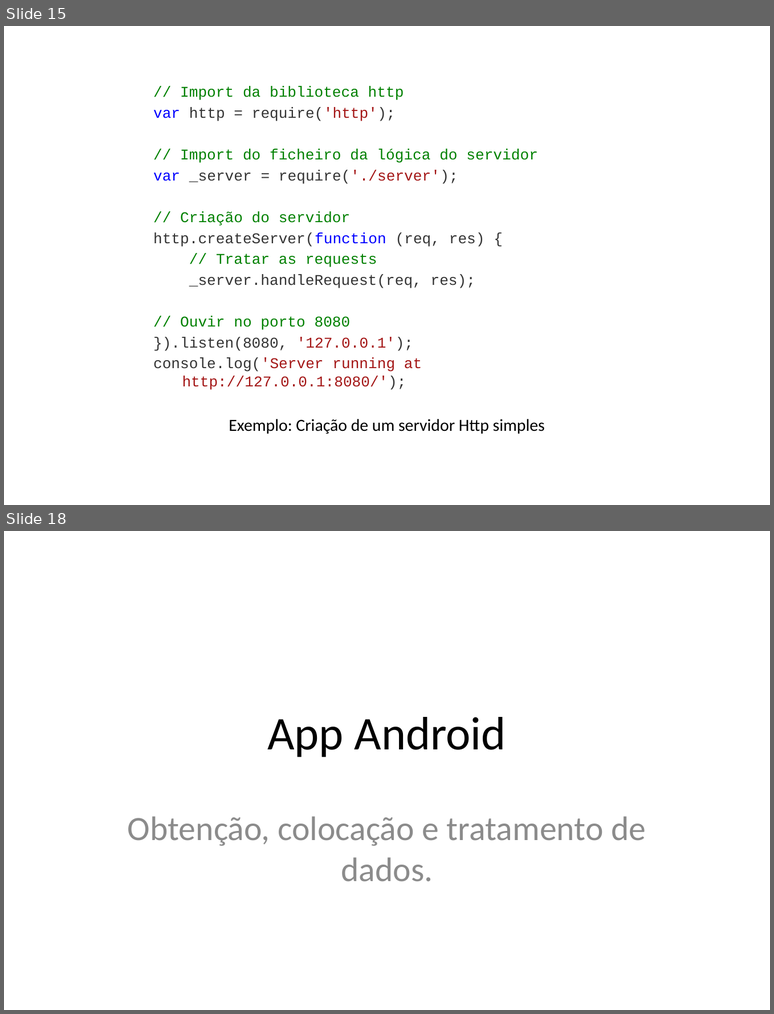
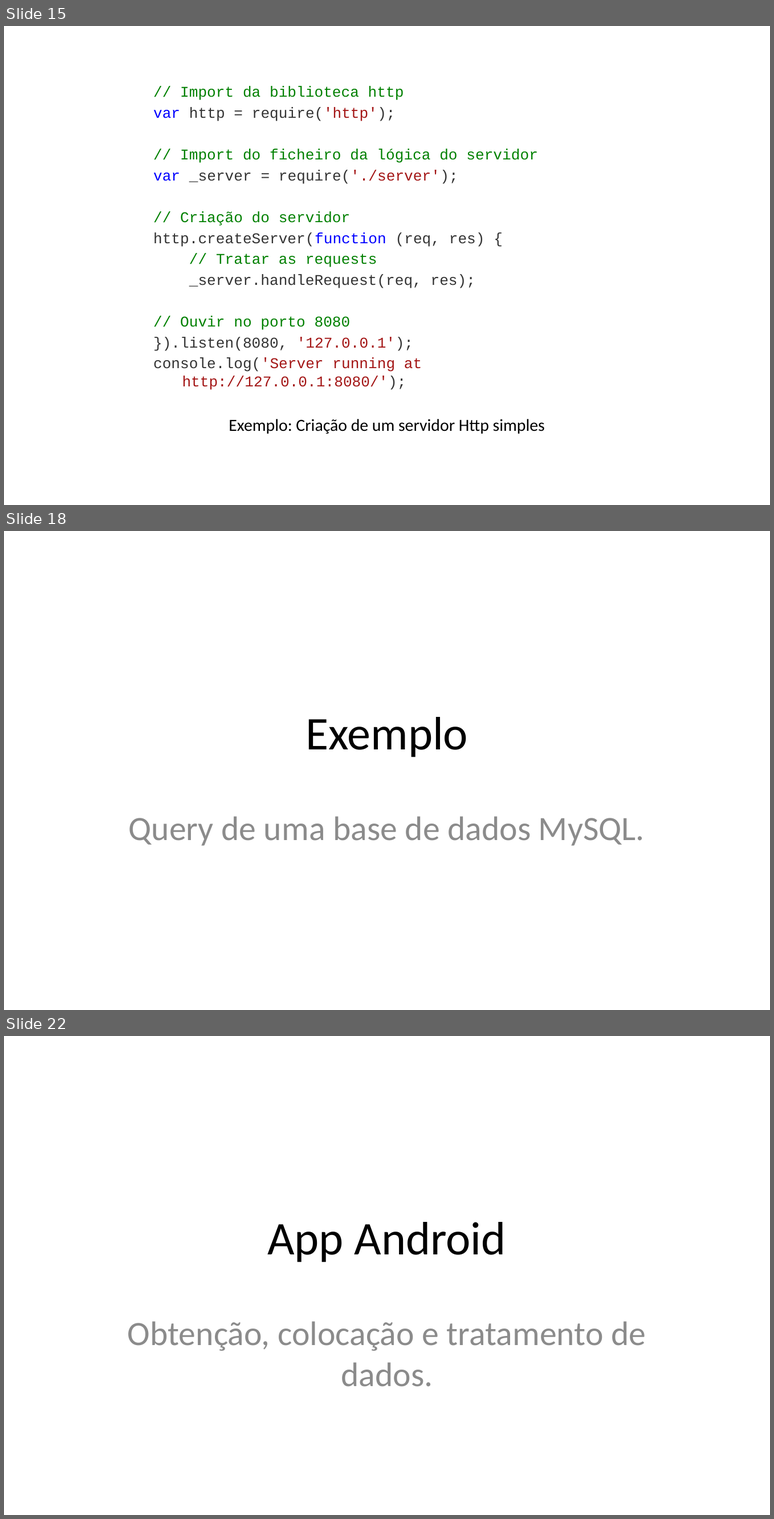
Before and after one commit to iptomar/letrinhas_si, a slide deck: Apresentacoes/v01.pptx. Shown one above the other, each under a label of ours: slides 15 and 18 before the commit, slides 15, 18 and 22 after it; the slides between them are not shown. The pictures are 774x1014 and 774x1519 pixels, drawn with LibreOffice and Linux fonts; fonts in the diff are those of the drawing; background and template pictures are left out. Boxes give left, top, right and bottom in pixels: in the first picture for what was removed or moved away, otherwise in the second. Text is boxed around its words. In the diff, an @@ line names an element or a change of style, - is before the commit and + after.

Commit message:
Versão final da apresentação. Adicionados exemplos de conectividade MySQL em Node.JS.

```diff
--- a/Apresentacoes/v01.pptx
+++ b/Apresentacoes/v01.pptx
@@ slide 18 added at bbox=[4, 531, 770, 1010], background #FFFFFF @@
@@ title added at bbox=[306, 717, 468, 757], 44 pt, text #000000 @@
+Exemplo
@@ subtitle added at bbox=[129, 816, 645, 846], 32 pt, text #8C8C8C @@
+Query de uma base de dados MySQL.
@@ what was slide 18 is now slide 22 @@
```
Also in this commit, not shown: 3 slides changed, 4 other slides added, 2 other files.
